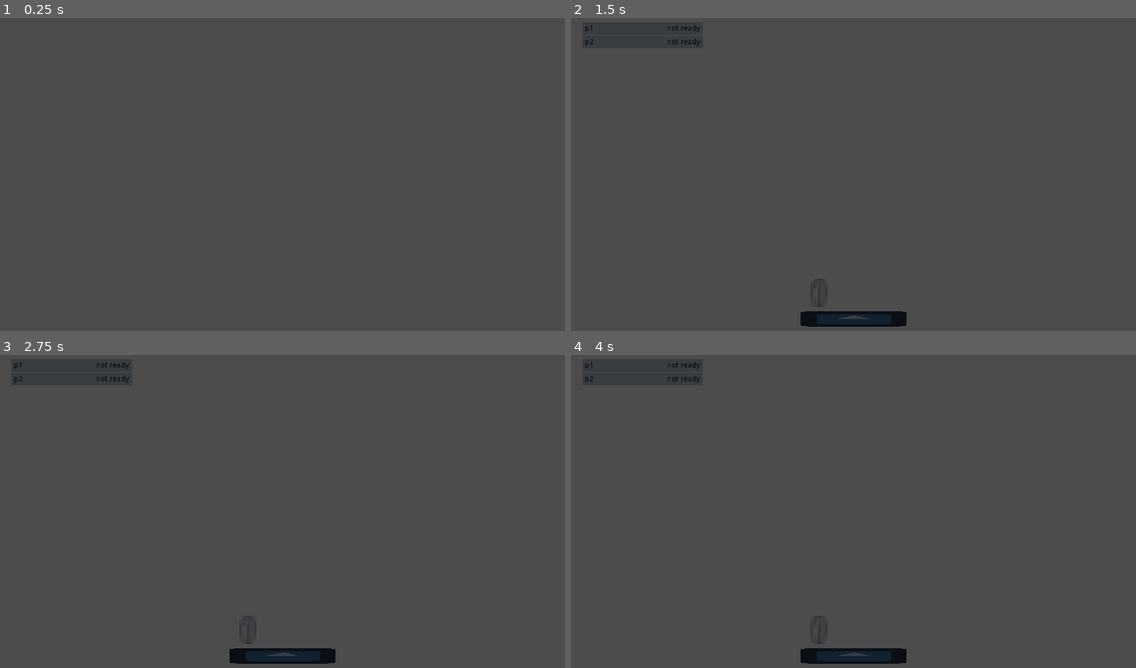
Above: before the commit, frames 1-4 (two rows, left to right).
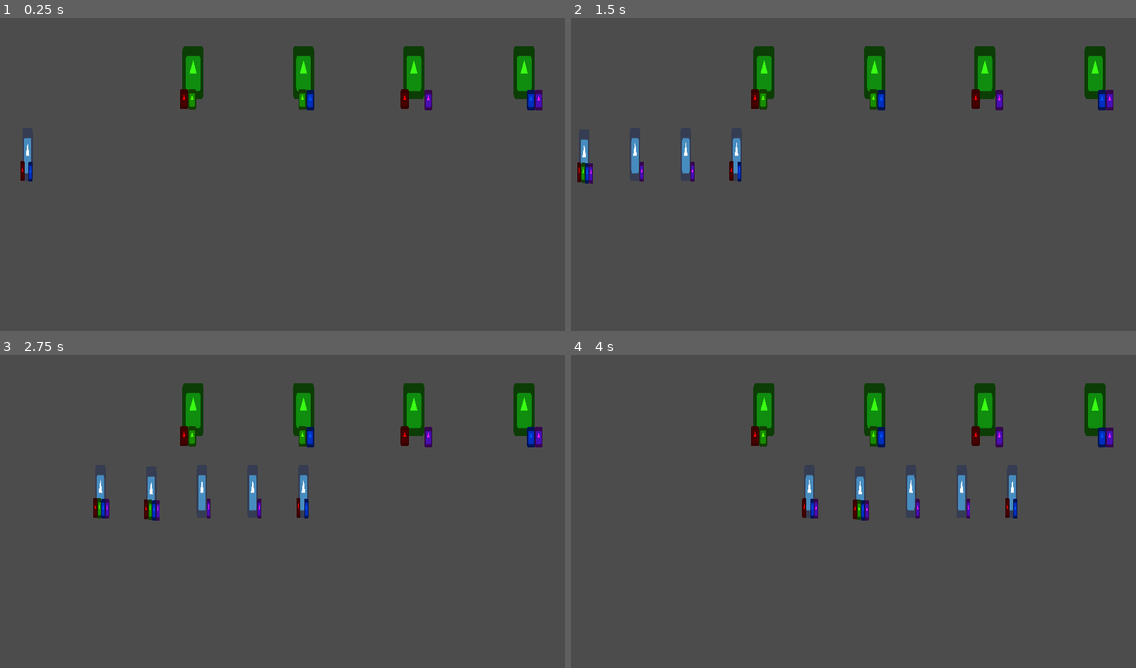
Above: after the commit, the same moments.

Repository: Schroedi/ggj2020
Game: Godot game, scene res://Game/MainScene.tscn
Two runs of this game, one before a commit and one after it. Both use one fixed random seed, a clock stepped at 60 frames per second and the inputs below. Before the commit the project starts from res://Game/GameScene.tscn. The engine's default icon, where the game draws it, is replaced by a stand-in: a white triangle on a blue panel in a dark square.
Inputs (mouse positions are in pixels of both pictures, inside the frame that each line leads up to):
- Up to frame 1 (0.25 s): no input
- Up to frame 2 (1.5 s): tap Enter (ui_accept) at 0.5, 0.6, 0.77, 1.07 s; move the mouse to (977, 158) at 0.52 s; hold D 0.53-1.25 s; click (977, 158) at 0.67 s; drag from (740, 193) to (825, 243) at 1.27 s
- Up to frame 3 (2.75 s): move the mouse to (339, 439) at 2.02 s; hold D from 2.03 s (still down); tap Enter (ui_accept) at 2.1 s
- Up to frame 4 (4 s): release D at 2.75 s; drag from (825, 580) to (684, 464) at 2.77 s; move the mouse to (1023, 561) at 3.52 s; hold A from 3.53 s (still down); tap Enter (ui_accept) at 3.6, 3.77 s

The runs differ from the first frame. In frame 1, 3.2% of the frame differs, in the area x 3-96%, y 9-53%; in frame 2, 4.9%; in frame 3, 5.2%; in frame 4, 5.2%, in the area x 2-96%, y 2-99%.

Commit message:
Distances, prototype

Diff:
--- a/Game/MainScene.gd
+++ b/Game/MainScene.gd
@@ -1,18 +1 @@
 extends Node2D
-
-
-# Declare member variables here. Examples:
-# var a = 2
-# var b = "text"
-
-
-# Called when the node enters the scene tree for the first time.
-func _ready():
-	pass # Replace with function body.
-
-
-
-
-# Called every frame. 'delta' is the elapsed time since the previous frame.
-#func _process(delta):
-#	pass
--- a/Game/MainScene.tscn
+++ b/Game/MainScene.tscn
@@ -1,163 +1,20 @@
-[gd_scene load_steps=12 format=2]
+[gd_scene load_steps=7 format=2]
 
 [ext_resource path="res://icon.png" type="Texture" id=1]
 [ext_resource path="res://ding.gd" type="Script" id=2]
-[ext_resource path="res://p1.gd" type="Script" id=3]
 [ext_resource path="res://Game/MainScene.gd" type="Script" id=4]
-[ext_resource path="res://Game/SFX/BrooklynSound 1.wav" type="AudioStream" id=5]
 [ext_resource path="res://Game/SFX/Rhythmic Repair Ranch.wav" type="AudioStream" id=6]
+[ext_resource path="res://Game/p1.tscn" type="PackedScene" id=7]
 
 [sub_resource type="RectangleShape2D" id=1]
 extents = Vector2( 52.3696, 46.4671 )
 
-[sub_resource type="Animation" id=2]
-resource_name = "hit"
-length = 0.5
-tracks/0/type = "bezier"
-tracks/0/path = NodePath(".:position:x")
-tracks/0/interp = 1
-tracks/0/loop_wrap = true
-tracks/0/imported = false
-tracks/0/enabled = false
-tracks/0/keys = {
-"points": PoolRealArray( 130.65, -0.25, 0, 0.25, 0, 130.65, -0.25, 0, 0.25, 0, 130.65, -0.25, 0, 0.25, 0 ),
-"times": PoolRealArray( 0, 0.1, 0.5 )
-}
-tracks/1/type = "bezier"
-tracks/1/path = NodePath(".:position:y")
-tracks/1/interp = 1
-tracks/1/loop_wrap = true
-tracks/1/imported = false
-tracks/1/enabled = true
-tracks/1/keys = {
-"points": PoolRealArray( 111.739, -0.25, 0, 0.25, 0, 244.389, -0.25, 0, 0.25, 0, 111.739, -0.25, 0, 0.25, 0 ),
-"times": PoolRealArray( 0, 0.1, 0.5 )
-}
-tracks/2/type = "value"
-tracks/2/path = NodePath("s1:playing")
-tracks/2/interp = 1
-tracks/2/loop_wrap = true
-tracks/2/imported = false
-tracks/2/enabled = true
-tracks/2/keys = {
-"times": PoolRealArray( 0.08 ),
-"transitions": PoolRealArray( 1 ),
-"update": 1,
-"values": [ true ]
-}
-
-[sub_resource type="Animation" id=3]
-resource_name = "hit"
-length = 0.5
-tracks/0/type = "bezier"
-tracks/0/path = NodePath(".:position:x")
-tracks/0/interp = 1
-tracks/0/loop_wrap = true
-tracks/0/imported = false
-tracks/0/enabled = false
-tracks/0/keys = {
-"points": PoolRealArray( 130.65, -0.25, 0, 0.25, 0, 130.65, -0.25, 0, 0.25, 0, 130.65, -0.25, 0, 0.25, 0 ),
-"times": PoolRealArray( 0, 0.1, 0.5 )
-}
-tracks/1/type = "bezier"
-tracks/1/path = NodePath(".:position:y")
-tracks/1/interp = 1
-tracks/1/loop_wrap = true
-tracks/1/imported = false
-tracks/1/enabled = true
-tracks/1/keys = {
-"points": PoolRealArray( 111.739, -0.25, 0, 0.25, 0, 244.389, -0.25, 0, 0.25, 0, 111.739, -0.25, 0, 0.25, 0 ),
-"times": PoolRealArray( 0, 0.1, 0.5 )
-}
-tracks/2/type = "value"
-tracks/2/path = NodePath("s1:playing")
-tracks/2/interp = 1
-tracks/2/loop_wrap = true
-tracks/2/imported = false
-tracks/2/enabled = true
-tracks/2/keys = {
-"times": PoolRealArray( 0.08 ),
-"transitions": PoolRealArray( 1 ),
-"update": 1,
-"values": [ true ]
-}
-
-[sub_resource type="Animation" id=4]
-resource_name = "hit"
-length = 0.5
-tracks/0/type = "bezier"
-tracks/0/path = NodePath(".:position:x")
-tracks/0/interp = 1
-tracks/0/loop_wrap = true
-tracks/0/imported = false
-tracks/0/enabled = false
-tracks/0/keys = {
-"points": PoolRealArray( 130.65, -0.25, 0, 0.25, 0, 130.65, -0.25, 0, 0.25, 0, 130.65, -0.25, 0, 0.25, 0 ),
-"times": PoolRealArray( 0, 0.1, 0.5 )
-}
-tracks/1/type = "bezier"
-tracks/1/path = NodePath(".:position:y")
-tracks/1/interp = 1
-tracks/1/loop_wrap = true
-tracks/1/imported = false
-tracks/1/enabled = true
-tracks/1/keys = {
-"points": PoolRealArray( 111.739, -0.25, 0, 0.25, 0, 244.389, -0.25, 0, 0.25, 0, 111.739, -0.25, 0, 0.25, 0 ),
-"times": PoolRealArray( 0, 0.1, 0.5 )
-}
-tracks/2/type = "value"
-tracks/2/path = NodePath("s1:playing")
-tracks/2/interp = 1
-tracks/2/loop_wrap = true
-tracks/2/imported = false
-tracks/2/enabled = true
-tracks/2/keys = {
-"times": PoolRealArray( 0.08 ),
-"transitions": PoolRealArray( 1 ),
-"update": 1,
-"values": [ true ]
-}
-
-[sub_resource type="Animation" id=5]
-resource_name = "hit"
-tracks/0/type = "bezier"
-tracks/0/path = NodePath(".:position:x")
-tracks/0/interp = 1
-tracks/0/loop_wrap = true
-tracks/0/imported = false
-tracks/0/enabled = false
-tracks/0/keys = {
-"points": PoolRealArray( 130.65, -0.25, 0, 0.25, 0, 130.65, -0.25, 0, 0.25, 0, 130.65, -0.25, 0, 0.25, 0 ),
-"times": PoolRealArray( 0, 0.1, 0.5 )
-}
-tracks/1/type = "bezier"
-tracks/1/path = NodePath(".:position:y")
-tracks/1/interp = 1
-tracks/1/loop_wrap = true
-tracks/1/imported = false
-tracks/1/enabled = true
-tracks/1/keys = {
-"points": PoolRealArray( 111.739, -0.25, 0, 0.25, 0, 244.389, -0.25, 0, 0.25, 0, 111.739, -0.25, 0, 0.25, 0 ),
-"times": PoolRealArray( 0, 0.1, 0.5 )
-}
-tracks/2/type = "value"
-tracks/2/path = NodePath("s1:playing")
-tracks/2/interp = 1
-tracks/2/loop_wrap = true
-tracks/2/imported = false
-tracks/2/enabled = true
-tracks/2/keys = {
-"times": PoolRealArray( 0.08 ),
-"transitions": PoolRealArray( 1 ),
-"update": 1,
-"values": [ true ]
-}
-
 [node name="MainScene" type="Node2D"]
 script = ExtResource( 4 )
 
 [node name="ding" type="Sprite" parent="."]
-position = Vector2( -111.316, 261.378 )
+position = Vector2( 0, 261.378 )
+scale = Vector2( 0.2, 1 )
 texture = ExtResource( 1 )
 script = ExtResource( 2 )
 
@@ -184,6 +41,7 @@
 offset = Vector2( -648.625, -176.658 )
 
 [node name="a" type="Sprite" parent="ding"]
+visible = false
 modulate = Color( 1, 0.0980392, 0.952941, 1 )
 position = Vector2( 305.747, 98.0632 )
 scale = Vector2( 0.377654, 0.377654 )
@@ -196,11 +54,13 @@
 shape = SubResource( 1 )
 
 [node name="ding2" type="Sprite" parent="."]
-position = Vector2( -338.435, 261.378 )
+position = Vector2( -92, 261.378 )
+scale = Vector2( 0.2, 1 )
 texture = ExtResource( 1 )
 script = ExtResource( 2 )
 
 [node name="r" type="Sprite" parent="ding2"]
+visible = false
 modulate = Color( 1, 0, 0, 1 )
 position = Vector2( 198.753, 96.5421 )
 scale = Vector2( 0.377654, 0.377654 )
@@ -216,6 +76,7 @@
 offset = Vector2( -648.625, -176.658 )
 
 [node name="b" type="Sprite" parent="ding2"]
+visible = false
 modulate = Color( 0, 0.333333, 1, 1 )
 position = Vector2( 270.888, 98.0528 )
 scale = Vector2( 0.377654, 0.377654 )
@@ -234,8 +95,51 @@
 [node name="CollisionShape2D" type="CollisionShape2D" parent="ding2/Area2D"]
 shape = SubResource( 1 )
 
+[node name="ding5" type="Sprite" parent="."]
+position = Vector2( -184, 261.378 )
+scale = Vector2( 0.2, 1 )
+texture = ExtResource( 1 )
+script = ExtResource( 2 )
+
+[node name="r" type="Sprite" parent="ding5"]
+visible = false
+modulate = Color( 1, 0, 0, 1 )
+position = Vector2( 198.753, 96.5421 )
+scale = Vector2( 0.377654, 0.377654 )
+texture = ExtResource( 1 )
+offset = Vector2( -648.625, -176.658 )
+
+[node name="g" type="Sprite" parent="ding5"]
+visible = false
+modulate = Color( 0.32549, 1, 0, 1 )
+position = Vector2( 235.387, 96.9198 )
+scale = Vector2( 0.377654, 0.377654 )
+texture = ExtResource( 1 )
+offset = Vector2( -648.625, -176.658 )
+
+[node name="b" type="Sprite" parent="ding5"]
+visible = false
+modulate = Color( 0, 0.333333, 1, 1 )
+position = Vector2( 270.888, 98.0528 )
+scale = Vector2( 0.377654, 0.377654 )
+texture = ExtResource( 1 )
+offset = Vector2( -648.625, -176.658 )
+
+[node name="a" type="Sprite" parent="ding5"]
+modulate = Color( 1, 0.0980392, 0.952941, 1 )
+position = Vector2( 305.747, 98.0632 )
+scale = Vector2( 0.377654, 0.377654 )
+texture = ExtResource( 1 )
+offset = Vector2( -648.625, -176.658 )
+
+[node name="Area2D" type="Area2D" parent="ding5"]
+
+[node name="CollisionShape2D" type="CollisionShape2D" parent="ding5/Area2D"]
+shape = SubResource( 1 )
+
 [node name="ding3" type="Sprite" parent="."]
-position = Vector2( -671.336, 261.378 )
+position = Vector2( -276, 264 )
+scale = Vector2( 0.2, 1 )
 texture = ExtResource( 1 )
 script = ExtResource( 2 )
 
@@ -273,7 +177,8 @@
 shape = SubResource( 1 )
 
 [node name="ding4" type="Sprite" parent="."]
-position = Vector2( -825.342, 261.378 )
+position = Vector2( -368, 261.378 )
+scale = Vector2( 0.2, 1 )
 texture = ExtResource( 1 )
 script = ExtResource( 2 )
 
@@ -310,92 +215,27 @@
 [node name="CollisionShape2D" type="CollisionShape2D" parent="ding4/Area2D"]
 shape = SubResource( 1 )
 
-[node name="p1" type="Sprite" parent="."]
-modulate = Color( 1, 0, 0, 1 )
-position = Vector2( 130.65, 111.739 )
-texture = ExtResource( 1 )
-script = ExtResource( 3 )
-type = "r"
-input = "p1a"
-
-[node name="Area2D2" type="KinematicBody2D" parent="p1"]
-position = Vector2( -0.113571, 1.58043 )
-
-[node name="CollisionShape2D" type="CollisionShape2D" parent="p1/Area2D2"]
-shape = SubResource( 1 )
-
-[node name="s1" type="AudioStreamPlayer" parent="p1"]
-stream = ExtResource( 5 )
-
-[node name="AnimationPlayer" type="AnimationPlayer" parent="p1"]
-anims/hit = SubResource( 2 )
-
-[node name="p2" type="Sprite" parent="."]
-modulate = Color( 0.32549, 1, 0, 1 )
-position = Vector2( 285.408, 111.739 )
-texture = ExtResource( 1 )
-script = ExtResource( 3 )
-type = "g"
-input = "p2a"
-
-[node name="Area2D2" type="KinematicBody2D" parent="p2"]
-position = Vector2( -0.113571, 1.58043 )
-
-[node name="CollisionShape2D" type="CollisionShape2D" parent="p2/Area2D2"]
-shape = SubResource( 1 )
-
-[node name="s1" type="AudioStreamPlayer" parent="p2"]
-stream = ExtResource( 5 )
-pitch_scale = 3.08
-
-[node name="AnimationPlayer" type="AnimationPlayer" parent="p2"]
-anims/hit = SubResource( 3 )
-
-[node name="p3" type="Sprite" parent="."]
-modulate = Color( 0, 0.333333, 1, 1 )
-position = Vector2( 454.906, 111.739 )
-texture = ExtResource( 1 )
-script = ExtResource( 3 )
-input = "p3a"
-
-[node name="Area2D2" type="KinematicBody2D" parent="p3"]
-position = Vector2( -0.113571, 1.58043 )
-
-[node name="CollisionShape2D" type="CollisionShape2D" parent="p3/Area2D2"]
-shape = SubResource( 1 )
-
-[node name="s1" type="AudioStreamPlayer" parent="p3"]
-stream = ExtResource( 5 )
-pitch_scale = 7.86
-
-[node name="AnimationPlayer" type="AnimationPlayer" parent="p3"]
-anims/hit = SubResource( 4 )
-
-[node name="p4" type="Sprite" parent="."]
-modulate = Color( 1, 0.0980392, 0.952941, 1 )
-position = Vector2( 620.215, 111.739 )
-texture = ExtResource( 1 )
-script = ExtResource( 3 )
-type = "a"
-input = "p4a"
-
-[node name="Area2D2" type="KinematicBody2D" parent="p4"]
-position = Vector2( -0.113571, 1.58043 )
-
-[node name="CollisionShape2D" type="CollisionShape2D" parent="p4/Area2D2"]
-shape = SubResource( 1 )
-
-[node name="s1" type="AudioStreamPlayer" parent="p4"]
-stream = ExtResource( 5 )
-pitch_scale = 0.8
-
-[node name="AnimationPlayer" type="AnimationPlayer" parent="p4"]
-anims/hit = SubResource( 5 )
+[node name="p1" parent="." instance=ExtResource( 7 )]
+position = Vector2( 350, 111.739 )
+types = [ "r", "g" ]
+
+[node name="p2" parent="." instance=ExtResource( 7 )]
+position = Vector2( 550, 111.739 )
+types = [ "g", "b" ]
+
+[node name="p3" parent="." instance=ExtResource( 7 )]
+position = Vector2( 750, 111.739 )
+types = [ "r", "a" ]
+
+[node name="p4" parent="." instance=ExtResource( 7 )]
+position = Vector2( 950, 111.739 )
+types = [ "b", "a" ]
 
 [node name="AudioStreamPlayer" type="AudioStreamPlayer" parent="."]
 stream = ExtResource( 6 )
 autoplay = true
 [connection signal="body_entered" from="ding/Area2D" to="ding" method="_on_Area2D_body_entered"]
 [connection signal="body_entered" from="ding2/Area2D" to="ding2" method="_on_Area2D_body_entered"]
+[connection signal="body_entered" from="ding5/Area2D" to="ding5" method="_on_Area2D_body_entered"]
 [connection signal="body_entered" from="ding3/Area2D" to="ding3" method="_on_Area2D_body_entered"]
 [connection signal="body_entered" from="ding4/Area2D" to="ding4" method="_on_Area2D_body_entered"]
--- /dev/null
+++ b/Game/p1.gd
@@ -0,0 +1,35 @@
+extends Sprite
+
+export var types = ['r', 'b']
+var type = "b"
+
+# 1 or 2
+var sound = 0
+
+func _ready():
+	$r.visible = types.has('r')
+	$g.visible = types.has('g')
+	$b.visible = types.has('b')
+	$a.visible = types.has('a')
+
+func _input(event:InputEvent):
+	if $AnimationPlayer.is_playing():
+		return
+
+	if event.is_action_pressed(name + "a"):
+		sound = 1
+		$s1.play()
+		type = types[0]
+		$AnimationPlayer.play("hit")
+	if event.is_action_pressed(name + "b"):
+		sound = 2
+		$s2.play()
+		type = types[1]
+		$AnimationPlayer.play("hit")
+
+func play_sound():
+#	if sound == 1:
+#		$s1.play()
+#	if sound == 2:
+#		$s2.play()
+	pass
--- /dev/null
+++ b/Game/p1.tscn
@@ -0,0 +1,108 @@
+[gd_scene load_steps=6 format=2]
+
+[ext_resource path="res://icon.png" type="Texture" id=1]
+[ext_resource path="res://Game/SFX/BrooklynSound 1.wav" type="AudioStream" id=2]
+[ext_resource path="res://Game/p1.gd" type="Script" id=3]
+
+[sub_resource type="RectangleShape2D" id=1]
+extents = Vector2( 52.3696, 46.4671 )
+
+[sub_resource type="Animation" id=2]
+resource_name = "hit"
+length = 0.4
+tracks/0/type = "bezier"
+tracks/0/path = NodePath(".:position:x")
+tracks/0/interp = 1
+tracks/0/loop_wrap = true
+tracks/0/imported = false
+tracks/0/enabled = false
+tracks/0/keys = {
+"points": PoolRealArray( 130.65, -0.25, 0, 0.25, 0, 130.65, -0.25, 0, 0.25, 0, 130.65, -0.25, 0, 0.25, 0 ),
+"times": PoolRealArray( 0, 0.1, 0.4 )
+}
+tracks/1/type = "bezier"
+tracks/1/path = NodePath(".:position:y")
+tracks/1/interp = 1
+tracks/1/loop_wrap = true
+tracks/1/imported = false
+tracks/1/enabled = true
+tracks/1/keys = {
+"points": PoolRealArray( 111.739, -0.25, 0, 0.25, 0, 244.389, -0.25, 0, 0.25, 0, 111.739, -0.25, 0, 0.25, 0 ),
+"times": PoolRealArray( 0, 0.1, 0.4 )
+}
+tracks/2/type = "method"
+tracks/2/path = NodePath(".")
+tracks/2/interp = 1
+tracks/2/loop_wrap = true
+tracks/2/imported = false
+tracks/2/enabled = true
+tracks/2/keys = {
+"times": PoolRealArray( 0.08 ),
+"transitions": PoolRealArray( 1 ),
+"values": [ {
+"args": [  ],
+"method": "play_sound"
+} ]
+}
+tracks/3/type = "value"
+tracks/3/path = NodePath("Area2D2/CollisionShape2D:disabled")
+tracks/3/interp = 1
+tracks/3/loop_wrap = true
+tracks/3/imported = false
+tracks/3/enabled = true
+tracks/3/keys = {
+"times": PoolRealArray( 0, 0.1, 0.4 ),
+"transitions": PoolRealArray( 1, 1, 1 ),
+"update": 1,
+"values": [ false, true, false ]
+}
+
+[node name="p1" type="Sprite"]
+self_modulate = Color( 0.223529, 1, 0.0784314, 1 )
+position = Vector2( 0, 121.79 )
+scale = Vector2( 0.4, 1 )
+texture = ExtResource( 1 )
+script = ExtResource( 3 )
+types = [ "g", "a" ]
+
+[node name="Area2D2" type="KinematicBody2D" parent="."]
+
+[node name="CollisionShape2D" type="CollisionShape2D" parent="Area2D2"]
+shape = SubResource( 1 )
+
+[node name="s1" type="AudioStreamPlayer" parent="."]
+stream = ExtResource( 2 )
+
+[node name="s2" type="AudioStreamPlayer" parent="."]
+stream = ExtResource( 2 )
+
+[node name="AnimationPlayer" type="AnimationPlayer" parent="."]
+anims/hit = SubResource( 2 )
+
+[node name="r" type="Sprite" parent="."]
+modulate = Color( 1, 0, 0, 1 )
+position = Vector2( 203.772, 115.635 )
+scale = Vector2( 0.377654, 0.377654 )
+texture = ExtResource( 1 )
+offset = Vector2( -648.625, -176.658 )
+
+[node name="g" type="Sprite" parent="."]
+modulate = Color( 0.32549, 1, 0, 1 )
+position = Vector2( 240.406, 116.013 )
+scale = Vector2( 0.377654, 0.377654 )
+texture = ExtResource( 1 )
+offset = Vector2( -648.625, -176.658 )
+
+[node name="b" type="Sprite" parent="."]
+modulate = Color( 0, 0.333333, 1, 1 )
+position = Vector2( 275.907, 117.146 )
+scale = Vector2( 0.377654, 0.377654 )
+texture = ExtResource( 1 )
+offset = Vector2( -648.625, -176.658 )
+
+[node name="a" type="Sprite" parent="."]
+modulate = Color( 1, 0.0980392, 0.952941, 1 )
+position = Vector2( 310.766, 117.156 )
+scale = Vector2( 0.377654, 0.377654 )
+texture = ExtResource( 1 )
+offset = Vector2( -648.625, -176.658 )
--- a/ding.gd
+++ b/ding.gd
@@ -13,7 +13,9 @@
 #	pass
 
 func _physics_process(delta):
-	position.x += 100 * delta
+	position.x += 200 * delta
+
+	position.x = fmod(position.x, 1024)
 
 
 func _on_Area2D_body_entered(body):
--- a/p1.gd
+++ /dev/null
@@ -1,12 +0,0 @@
-extends Sprite
-
-export var type = "b"
-export var input = "ui_accept"
-export var input2 = "ui_accept"
-
-func _input(event:InputEvent):
-	if event.is_action_pressed(input):
-#		if $AnimationPlayer.is_playing():
-#			$AnimationPlayer.seek(0, true)
-		$AnimationPlayer.play("hit")
-		#$p1/s1.play()
--- a/project.godot
+++ b/project.godot
@@ -33,7 +33,7 @@
 [application]
 
 config/name="AirConsoleSample"
-run/main_scene="res://Game/GameScene.tscn"
+run/main_scene="res://Game/MainScene.tscn"
 config/icon="res://icon.png"
 
 [autoload]
@@ -60,32 +60,32 @@
 }
 p2a={
 "deadzone": 0.5,
-"events": [ Object(InputEventKey,"resource_local_to_scene":false,"resource_name":"","device":0,"alt":false,"shift":false,"control":false,"meta":false,"command":false,"pressed":false,"scancode":85,"unicode":0,"echo":false,"script":null)
+"events": [ Object(InputEventKey,"resource_local_to_scene":false,"resource_name":"","device":0,"alt":false,"shift":false,"control":false,"meta":false,"command":false,"pressed":false,"scancode":82,"unicode":0,"echo":false,"script":null)
  ]
 }
 p2b={
 "deadzone": 0.5,
-"events": [ Object(InputEventKey,"resource_local_to_scene":false,"resource_name":"","device":0,"alt":false,"shift":false,"control":false,"meta":false,"command":false,"pressed":false,"scancode":74,"unicode":0,"echo":false,"script":null)
+"events": [ Object(InputEventKey,"resource_local_to_scene":false,"resource_name":"","device":0,"alt":false,"shift":false,"control":false,"meta":false,"command":false,"pressed":false,"scancode":70,"unicode":0,"echo":false,"script":null)
  ]
 }
 p3a={
 "deadzone": 0.5,
-"events": [ Object(InputEventKey,"resource_local_to_scene":false,"resource_name":"","device":0,"alt":false,"shift":false,"control":false,"meta":false,"command":false,"pressed":false,"scancode":16777221,"unicode":0,"echo":false,"script":null)
+"events": [ Object(InputEventKey,"resource_local_to_scene":false,"resource_name":"","device":0,"alt":false,"shift":false,"control":false,"meta":false,"command":false,"pressed":false,"scancode":85,"unicode":0,"echo":false,"script":null)
  ]
 }
 p3b={
 "deadzone": 0.5,
-"events": [ Object(InputEventKey,"resource_local_to_scene":false,"resource_name":"","device":0,"alt":false,"shift":false,"control":false,"meta":false,"command":false,"pressed":false,"scancode":16777237,"unicode":0,"echo":false,"script":null)
+"events": [ Object(InputEventKey,"resource_local_to_scene":false,"resource_name":"","device":0,"alt":false,"shift":false,"control":false,"meta":false,"command":false,"pressed":false,"scancode":74,"unicode":0,"echo":false,"script":null)
  ]
 }
 p4a={
 "deadzone": 0.5,
-"events": [ Object(InputEventKey,"resource_local_to_scene":false,"resource_name":"","device":0,"alt":false,"shift":false,"control":false,"meta":false,"command":false,"pressed":false,"scancode":16777349,"unicode":0,"echo":false,"script":null)
+"events": [ Object(InputEventKey,"resource_local_to_scene":false,"resource_name":"","device":0,"alt":false,"shift":false,"control":false,"meta":false,"command":false,"pressed":false,"scancode":16777221,"unicode":0,"echo":false,"script":null)
  ]
 }
 p4b={
 "deadzone": 0.5,
-"events": [ Object(InputEventKey,"resource_local_to_scene":false,"resource_name":"","device":0,"alt":false,"shift":false,"control":false,"meta":false,"command":false,"pressed":false,"scancode":16777222,"unicode":0,"echo":false,"script":null)
+"events": [ Object(InputEventKey,"resource_local_to_scene":false,"resource_name":"","device":0,"alt":false,"shift":false,"control":false,"meta":false,"command":false,"pressed":false,"scancode":16777237,"unicode":0,"echo":false,"script":null)
  ]
 }
 
Not shown, changed: Game/SFX/BrooklynBD.wav.import
Not shown, changed: Game/SFX/BrooklynBell.wav.import
Not shown, changed: Game/SFX/BrooklynHH.wav.import
Not shown, changed: Game/SFX/BrooklynSound 1.wav.import
Not shown, changed: Game/SFX/sound1.wav.import
